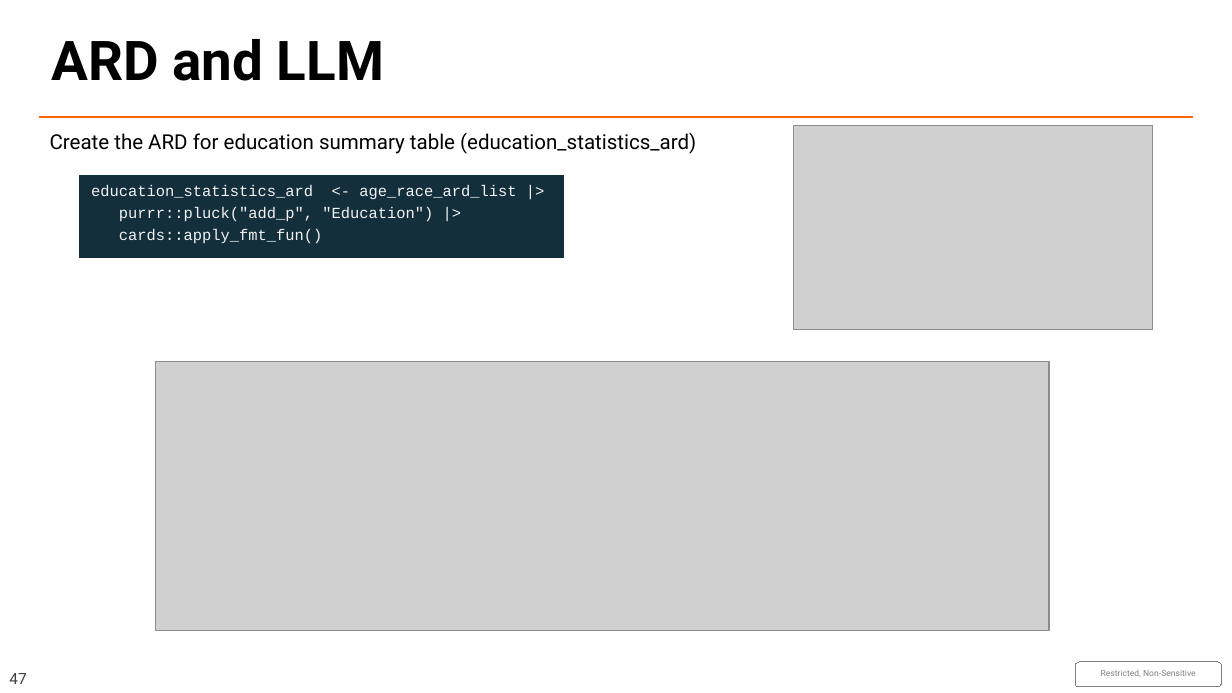
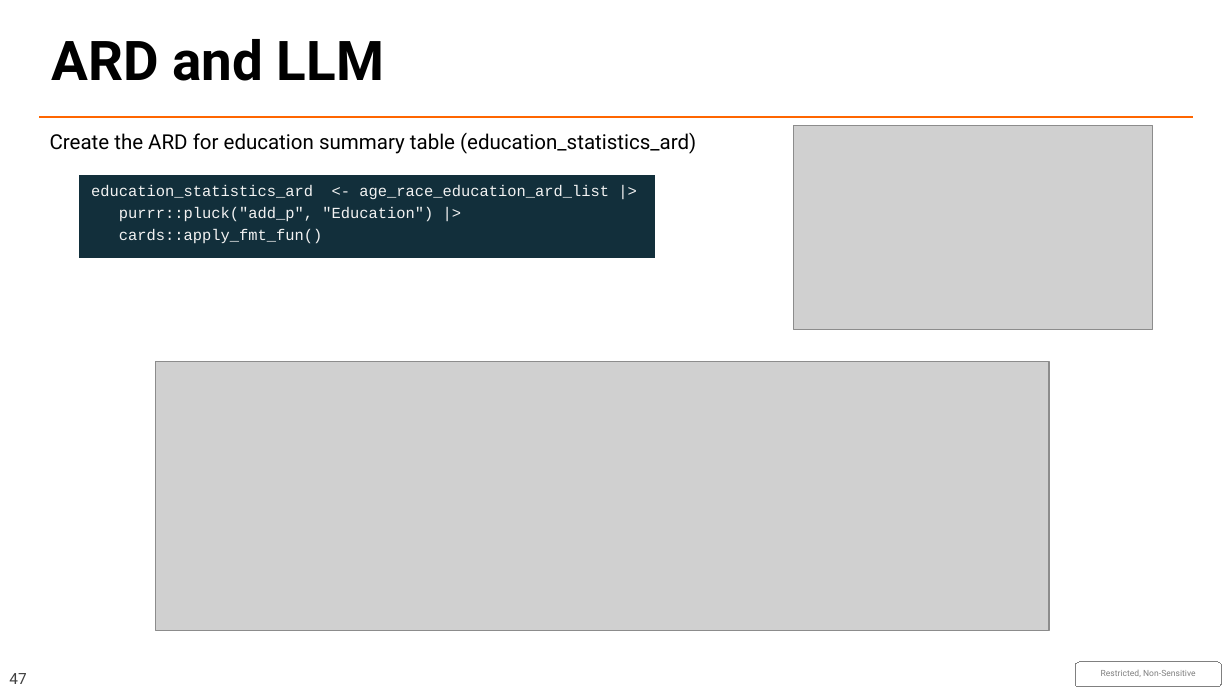
Before and after one commit to JauntyJJS/hat_2026, a slide deck: slide 47 of HAT_Day_2026_with_SH_theme.pptx. Drawn at 1232x693 pixels with LibreOffice and Linux fonts; fonts in the diff are those of the drawing; grey boxes stand for pictures; background and template pictures are left out. Boxes give left, top, right and bottom in pixels: in the first picture for what was removed or moved away, otherwise in the second. Text is boxed around its words. In the diff, an @@ line names an element or a change of style, - is before the commit and + after.

```diff
--- a/HAT_Day_2026_with_SH_theme.pptx
+++ b/HAT_Day_2026_with_SH_theme.pptx
@@ freeform shape "education_statistics_ard <- age_race_education_ard_list |>": place and size @@
-freeform shape "education_statistics_ard <- age_race_education_ard_list |>" at (79, 175, 564, 257)
+freeform shape "education_statistics_ard <- age_race_education_ard_list |>" at (79, 175, 655, 257)
@@ text in freeform shape at (91, 185, 609, 199): text changed @@
-education_statistics_ard <- age_race_ard_list |>
+education_statistics_ard <- age_race_education_ard_list |>
```
Also in this commit, not shown: 7 other slides changed, 10 other files.
